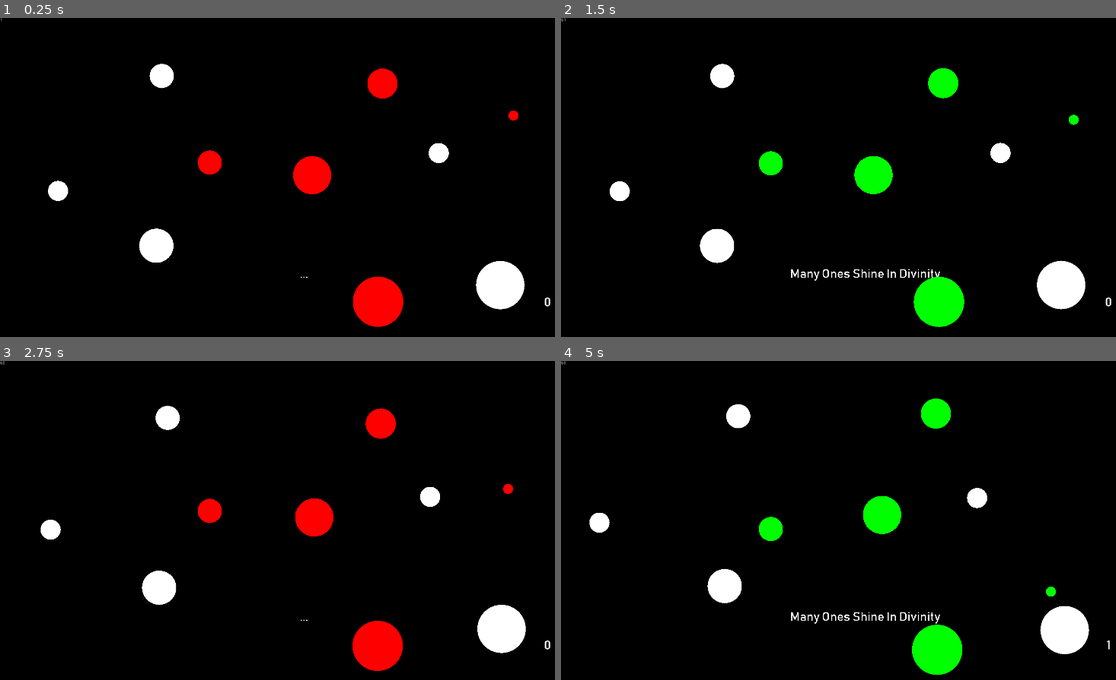
Above: before the commit, frames 1-4 (two rows, left to right).
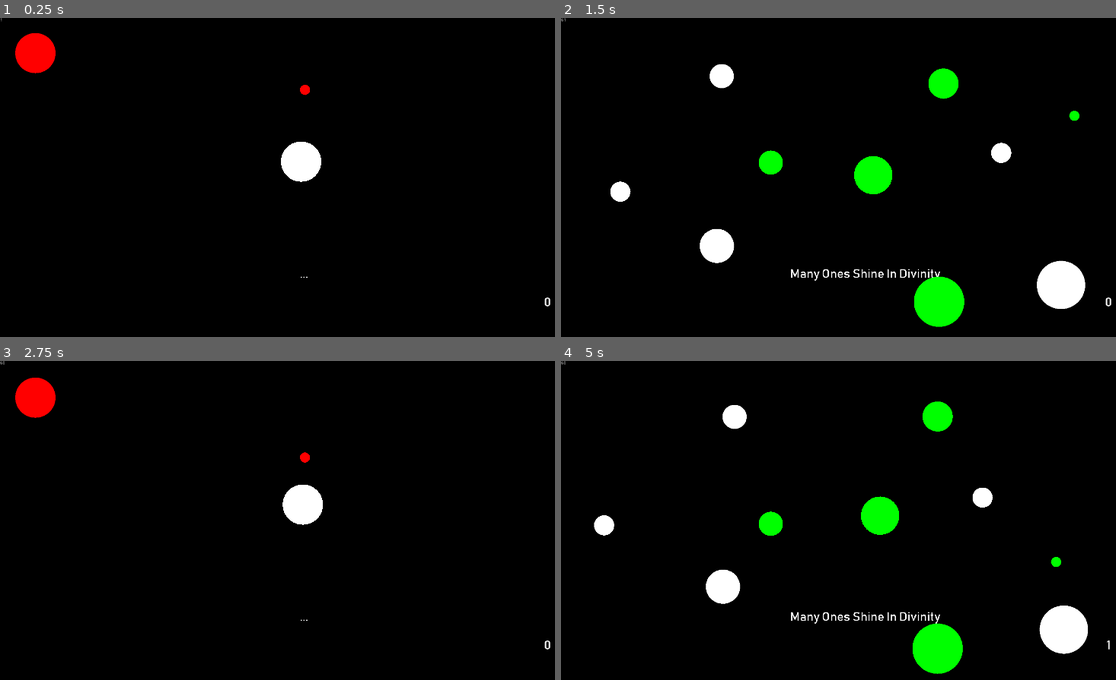
Above: after the commit, the same moments.

Repository: Dark-Gran/Spirit-Circles
Game: Godot game, scene res://src/Main.tscn
The game is run twice, just before and just after one commit, with the same random seed, the same clock (stepped at 60 frames per second) and the same inputs.
Inputs (mouse positions are in pixels of both pictures, inside the frame that each line leads up to):
- Up to frame 1 (0.25 s): no input
- Up to frame 2 (1.5 s): move the mouse to (999, 171) at 0.52 s; hold Right (ui_right) 0.53-1.28 s; tap Space (ui_accept) at 0.6, 0.77, 1.07, 1.35 s; move the mouse to (744, 206) at 1.27 s; hold Left (ui_left) from 1.28 s (still down)
- Up to frame 3 (2.75 s): tap Space (ui_accept) at 1.52, 1.82, 2.1 s; move the mouse to (366, 456) at 2.02 s; release Left (ui_left) at 2.03 s; hold Right (ui_right) from 2.03 s (still down)
- Up to frame 4 (5 s): move the mouse to (832, 600) at 2.77 s; tap Space (ui_accept) at 2.85, 3.02, 3.32, 3.6, 3.77, 4.07, 4.35, 4.52, 4.82 s; move the mouse to (1049, 581) at 3.52 s; release Right (ui_right) at 3.53 s; hold Left (ui_left) from 3.53 s (still down); move the mouse to (683, 479) at 4.27 s

The runs differ from the first frame. In frame 1, 5.9% of the frame differs, in the area x 2-95%, y 4-97%; in frame 2, 0.3%; in frame 3, 5.9%; in frame 4, 1.1%.

Commit message:
split update (outcome angles)

Diff:
--- a/project.godot
+++ b/project.godot
@@ -52,6 +52,7 @@
 window/size/width=1920
 window/size/height=1080
 window/size/resizable=false
+window/size/fullscreen=true
 window/vsync/use_vsync=false
 
 [gdnative]
@@ -60,6 +61,13 @@
 
 [input]
 
+ui_accept={
+"deadzone": 0.5,
+"events": [ Object(InputEventKey,"resource_local_to_scene":false,"resource_name":"","device":0,"alt":false,"shift":false,"control":false,"meta":false,"command":false,"pressed":false,"scancode":32,"unicode":0,"echo":false,"script":null)
+, Object(InputEventJoypadButton,"resource_local_to_scene":false,"resource_name":"","device":0,"button_index":0,"pressure":0.0,"pressed":false,"script":null)
+, Object(InputEventKey,"resource_local_to_scene":false,"resource_name":"","device":0,"alt":false,"shift":false,"control":false,"meta":false,"command":false,"pressed":false,"scancode":16777222,"unicode":0,"echo":false,"script":null)
+ ]
+}
 ui_select={
 "deadzone": 0.5,
 "events": [ Object(InputEventJoypadButton,"resource_local_to_scene":false,"resource_name":"","device":0,"button_index":3,"pressure":0.0,"pressed":false,"script":null)
@@ -77,6 +85,11 @@
 "events": [ Object(InputEventKey,"resource_local_to_scene":false,"resource_name":"","device":0,"alt":false,"shift":false,"control":false,"meta":false,"command":false,"pressed":false,"scancode":16777245,"unicode":0,"echo":false,"script":null)
  ]
 }
+toggle_fullscreen={
+"deadzone": 0.5,
+"events": [ Object(InputEventKey,"resource_local_to_scene":false,"resource_name":"","device":0,"alt":true,"shift":false,"control":false,"meta":false,"command":false,"pressed":false,"scancode":16777221,"unicode":0,"echo":false,"script":null)
+ ]
+}
 
 [physics]
 
--- a/src/world/Circle.gd
+++ b/src/world/Circle.gd
@@ -24,18 +24,18 @@
 		"lowest_power": 5
 	}
 }
-const DANCE_STRENGTH = 0.1
+const MIN_SIZE = 0.01 # "Technical" limit
 const PREDICTION_DISTANCE = 3
 const PREDICTION_MAX = 350
 const CIRCLE_BUTTON_MIN_RADIUS = 80
+const DANCE_STRENGTH = 0.1 # see dance()
+const SPLIT_PART_ANGLE = 15 # see split()
 
 export (ColorType) var color_type = ColorType.WHITE
 export (int) var angle = 0
 export (float) var size = 1
 
 var color_info
-var min_size = 0.01 # "Technical" limit
-
 var speed = 0
 var velocity = Vector2.ZERO
 var velocity_direction = Vector2.ZERO
@@ -57,6 +57,7 @@
 var merging_away = false
 var grow_buffer = 0
 var unbreakable = false
+var shard_parent = null
 
 func _init():
 	ray_point_a = position
@@ -78,7 +79,7 @@
 	if merging_away || grow_buffer != 0:
 		var grow_speed = world.get_grow_speed() * delta
 		if merging_away:
-			if size-grow_speed > min_size:
+			if size-grow_speed > MIN_SIZE:
 				size -= grow_speed
 				refresh()
 			else:
@@ -93,11 +94,11 @@
 			refresh()
 		elif grow_buffer < 0:
 			if grow_buffer+grow_speed < 0:
-				if size-grow_speed > min_size:
+				if size-grow_speed > MIN_SIZE:
 					size -= grow_speed
 					grow_buffer += grow_speed
 			else:
-				if size+grow_buffer > min_size:
+				if size+grow_buffer > MIN_SIZE:
 					size += grow_buffer
 					grow_buffer = 0
 			refresh()
@@ -191,16 +192,33 @@
 	collider.add_collision_exception_with(self)
 	add_collision_exception_with(collider)
 	var toSplit = self
+	var splitter = collider
 	if color_type == ColorType.RED:
 		toSplit = collider
+		splitter = self
+	# Break toSplit
 	if !toSplit.unbreakable:
 		toSplit.unbreakable = true
-		var hs = float(toSplit.size+toSplit.grow_buffer)/2
-		if hs >= toSplit.color_info.get("lowest_power"):
-			# Resize old
-			toSplit.grow_buffer = -(toSplit.size-hs)
+		var tot_size = toSplit.size+toSplit.grow_buffer
+		var half_size = float(tot_size)/2
+		if half_size >= toSplit.color_info.get("lowest_power"):
+			# Get angles between directions
+			var perpendicular = splitter.velocity_direction.rotated(deg2rad(90))
+			var angle_to_perp = floor(rad2deg(toSplit.velocity_direction.angle_to(perpendicular)))
+			# Get outcome angle
+			var mid_direction
+			if angle_to_perp > 0 || abs(angle_to_perp) == 180: # Already in direction of splitter's push = get pushed
+				mid_direction = splitter.velocity_direction + toSplit.velocity_direction
+			else: # In direction against splitter's push = move against the push (ie. "splitting opposing force only corrects it")
+				mid_direction = toSplit.velocity_direction - splitter.velocity_direction
+			var mid_angle = rad2deg(mid_direction.angle())
+			# Update old
+			toSplit.grow_buffer = -(toSplit.size-half_size)
+			toSplit.angle = mid_angle - SPLIT_PART_ANGLE
+			refresh()
 			# Create new
-			level.create_circle(toSplit.position, toSplit.color_type, toSplit.angle, hs) # todo
+			var opposite_angle = mid_angle + SPLIT_PART_ANGLE
+			level.create_circle(toSplit.position, toSplit.color_type, opposite_angle, toSplit.size, toSplit.grow_buffer, toSplit)
 
 func mergeIn(collider):
 	collider.merging_away = true
@@ -228,8 +246,8 @@
 		refresh_velocity()
 
 func refresh():
-	if size < min_size:
-		size = min_size
+	if size < MIN_SIZE:
+		size = MIN_SIZE
 	refresh_size()
 	refresh_velocity()
 	refresh_raycasts()
--- a/src/world/World.gd
+++ b/src/world/World.gd
@@ -1,6 +1,6 @@
 extends Node2D
 
-var world_speed = 150
+var world_speed = 120
 var grow_speed_adjust = 0.1 # see get_grow_speed()
 
 const SCREEN_CHECK = 50
@@ -123,6 +123,8 @@
 		elif InputMap.event_is_action(event, "ui_accept"):
 			if won:
 				_on_Continue_button_up()
+		elif InputMap.event_is_action(event, "toggle_fullscreen"):
+			OS.window_fullscreen = !OS.window_fullscreen
 
 func _process(delta):
 	# LevelName
@@ -173,9 +175,10 @@
 		update()
 
 func victory_check():
-	var w = 0
-	var b = 0
-	var g = 0
+	var w: int = 0
+	var b: int = 0
+	var g: int = 0
+	var r: int = 0
 	for c in $Level/Circles.get_children():
 		match c.color_type:
 			Circle.ColorType.WHITE:
@@ -184,8 +187,9 @@
 				b += 1
 			Circle.ColorType.GREEN:
 				g += 1
-	if w <= 1 && b <= 1 && g <= 1:
-		return true
+			Circle.ColorType.RED:
+				r += 1
+	return w <= 1 && b <= 1 && g <= 1 && r <= 1
 
 func _draw():
 	# Player Circle
--- a/src/world/levels/Level.gd
+++ b/src/world/levels/Level.gd
@@ -6,7 +6,17 @@
 export (bool) var PlayerCircle_enabled = true
 export (bool) var Stopwatch_enabled = true
 
-func create_circle(pos, color_type, angle, size): # todo
-	print("- creating new circle")
-	var c = Circle.new()
-	c.queue_free()
+const CircleScene = preload("res://src/world/Circle.tscn")
+
+func create_circle(pos, color_type, angle, size, buffer, original_circle):
+	var c = CircleScene.instance()
+	c.position = pos
+	c.color_type = color_type
+	c.angle = angle
+	c.size = size
+	c.grow_buffer = buffer
+	c.unbreakable = true
+	if original_circle != null:
+		c.add_collision_exception_with(original_circle)
+		c.shard_parent = original_circle
+	$Circles.add_child(c)
--- a/src/world/levels/Level_006.tscn
+++ b/src/world/levels/Level_006.tscn
@@ -8,55 +8,17 @@
 
 [node name="Circles" type="Node2D" parent="."]
 
-[node name="Circle" parent="Circles" instance=ExtResource( 1 )]
-position = Vector2( 195.239, 554.587 )
-angle = 210
-size = 10.0
+[node name="Circle4" parent="Circles" instance=ExtResource( 1 )]
+position = Vector2( 947.713, 454.842 )
+size = 20.0
 
-[node name="Circle2" parent="Circles" instance=ExtResource( 1 )]
-position = Vector2( 662.302, 449.145 )
+[node name="Circle6" parent="Circles" instance=ExtResource( 1 )]
+position = Vector2( 962.713, 187.74 )
 color_type = 3
 angle = 90
-size = 12.0
-
-[node name="Circle3" parent="Circles" instance=ExtResource( 1 )]
-position = Vector2( 1194.03, 896.63 )
-color_type = 3
-angle = 110
-size = 25.0
-
-[node name="Circle4" parent="Circles" instance=ExtResource( 1 )]
-position = Vector2( 1576.94, 844.724 )
-angle = 30
-size = 24.0
-
-[node name="Circle5" parent="Circles" instance=ExtResource( 1 )]
-position = Vector2( 1210.02, 212.582 )
-color_type = 3
-angle = 240
-size = 15.0
-
-[node name="Circle6" parent="Circles" instance=ExtResource( 1 )]
-position = Vector2( 1629.32, 259.783 )
-color_type = 3
-angle = 100
 
 [node name="Circle7" parent="Circles" instance=ExtResource( 1 )]
-position = Vector2( 1398.53, 426.558 )
-angle = 175
-
-[node name="Circle8" parent="Circles" instance=ExtResource( 1 )]
-position = Vector2( 982.378, 498.955 )
+position = Vector2( 111.726, 108.696 )
 color_type = 3
-angle = -20
-size = 19.0
-
-[node name="Circle9" parent="Circles" instance=ExtResource( 1 )]
-position = Vector2( 489.116, 722.78 )
-angle = -20
-size = 17.0
-
-[node name="Circle10" parent="Circles" instance=ExtResource( 1 )]
-position = Vector2( 501.195, 185.231 )
-angle = -10
-size = 12.0
+angle = 90
+size = 20.0
